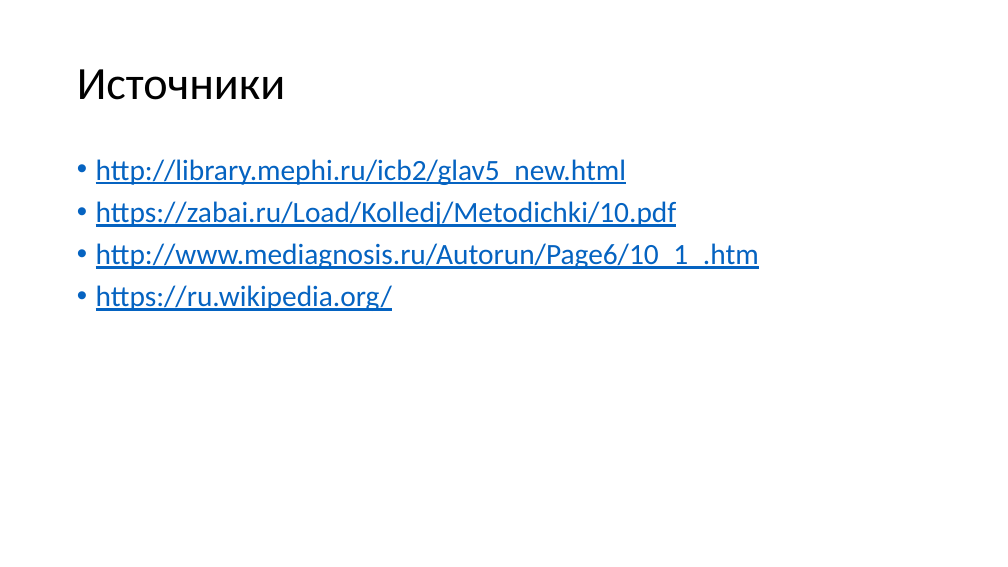
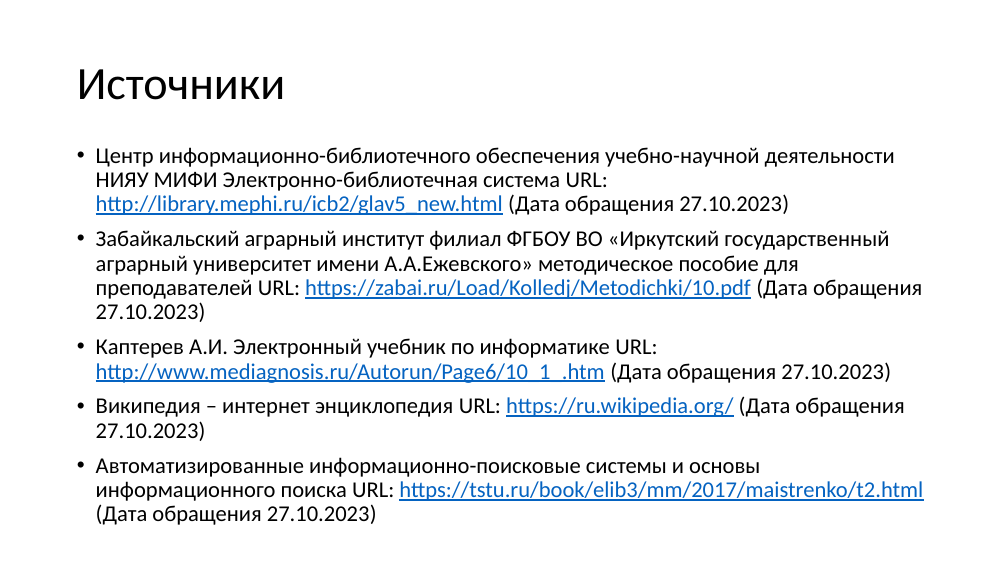
Before and after one commit to ZXTgbh/Laboratornaya-, a slide deck: slide 15 of pr_1.pptx. Drawn at 1008x567 pixels with LibreOffice and Linux fonts; fonts in the diff are those of the drawing. Boxes give left, top, right and bottom in pixels: in the first picture for what was removed or moved away, otherwise in the second. Text is boxed around its words. In the diff, an @@ line names an element or a change of style, - is before the commit and + after.

Commit message:
Presentation

```diff
--- a/pr_1.pptx
+++ b/pr_1.pptx
@@ text at (96, 147, 923, 525): text changed; size 28 to 21.5 pt; text colour #0563C1 to #000000 @@
-• http://library.mephi.ru/icb2/glav5_new.html
-• https://zabai.ru/Load/Kolledj/Metodichki/10.pdf
-• http://www.mediagnosis.ru/Autorun/Page6/10_1_.htm
-• https://ru.wikipedia.org/
+• Центр информационно-библиотечного обеспечения учебно-научной деятельности НИЯУ МИФИ Электронно-библиотечная система URL: http://library.mephi.ru/icb2/glav5_new.html (Дата обращения 27.10.2023)
+• Забайкальский аграрный институт филиал ФГБОУ ВО «Иркутский государственный аграрный университет имени А.А.Ежевского» методическое пособие для преподавателей URL: https://zabai.ru/Load/Kolledj/Metodichki/10.pdf (Дата обращения 27.10.2023)
+• Каптерев А.И. Электронный учебник по информатике URL: http://www.mediagnosis.ru/Autorun/Page6/10_1_.htm (Дата обращения 27.10.2023)
+• Википедия – интернет энциклопедия URL: https://ru.wikipedia.org/ (Дата обращения 27.10.2023)
+• Автоматизированные информационно-поисковые системы и основы информационного поиска URL: https://tstu.ru/book/elib3/mm/2017/maistrenko/t2.html (Дата обращения 27.10.2023)
```
Also in this commit, not shown: 1 other slide changed.
